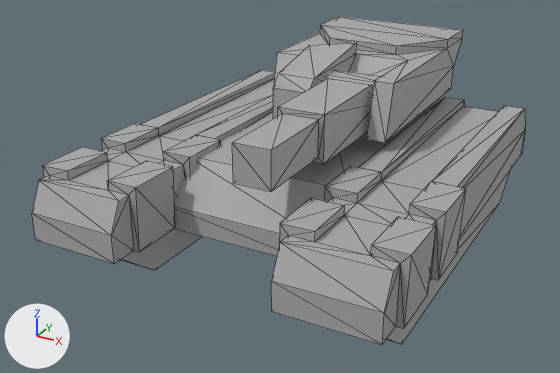
The FBX model art/original_models/L_mortar_tank.FBX: old version first, new version second.
Camera for both pictures: a 50 mm lens placed at (4.5, -9.09, 5.14), pointed at (-0.33, -0.31, 0.75). Every picture has the same lights, and +X, +Y and +Z are marked at lower left. Mesh edges are drawn as thin lines.
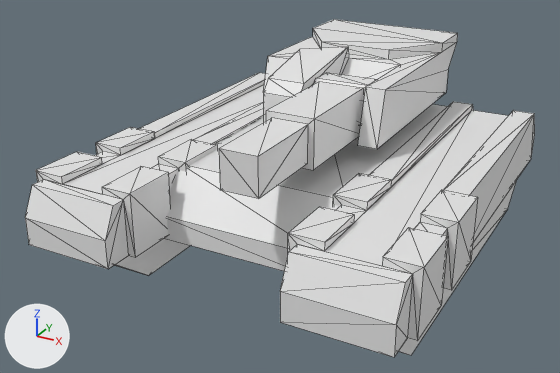
Boxes (x1, y1, x2, y2) around the edits, measured in the pictures (560 x 373 px; the box of a moved part takes in the faces that stretch with it):
'mesh', reshaped: before (32, 17, 525, 345); after (25, 19, 535, 357)
part 1 of me_mesh, moved or reshaped: before (273, 17, 463, 142); after (263, 19, 458, 149)
part 2 of me_mesh, added: after (266, 82, 363, 170)
part 3 of me_mesh, rebuilt: before (271, 97, 525, 345); after (280, 101, 535, 357)
part 4 of me_mesh, rebuilt: before (32, 70, 275, 264); after (25, 73, 266, 276)
part 5 of me_mesh, rebuilt: before (323, 70, 381, 122); after (313, 72, 376, 126)
part 6 of me_mesh, rebuilt (7% taller): before (174, 100, 441, 256); after (165, 104, 447, 271)
part 7 of me_mesh, cut back: before (232, 78, 510, 344); after (219, 118, 308, 199)
part 8 of me_mesh, deleted: before (120, 229, 202, 270)

Edits to the bpy script that builds the scene:
```text
Change me_mesh:
    used by ob_mesh; location = (0.0, 0.0, 0.0)
    remove me_mesh.from_pydata(...)  # 277 vertices, 518 faces; spans x -2.57..2.37, y -2.88..3.22, z 0.01..2.47
    remove me_mesh.materials.append(mat_lambert1)  # grey #aaaaaa
    add me_mesh.from_pydata(...)  # 255 vertices, 404 faces; spans x -2.55..2.55, y -3.02..3.02, z 0.0..2.47
    me_mesh part 1: the loose piece of 37 vertices spanning x -1.08..1.08, y -0.11..3.22, z 1.56..2.47 is moved by (0.0, -0.28, 0.0)
    me_mesh part 2: a new loose piece, a box spanning x 0.09..0.73, y -1.41..0.02, z 1.6..2.24
    me_mesh part 3: the loose piece of 78 vertices spanning x 0.87..2.37, y -2.88..3.18, z 0.54..1.42 is rebuilt with 86 vertices and now spans x 1.05..2.55, y -3.02..3.02, z 0.0..1.4
    me_mesh part 4: the loose piece of 78 vertices spanning x -2.57..-1.08, y -2.88..3.18, z 0.54..1.42 is rebuilt with 86 vertices and now spans x -2.55..-1.05, y -3.02..3.02, z 0.0..1.4
    me_mesh part 5: the loose piece of 16 vertices spanning x -0.12..0.99, y 0.21..0.87, z 1.57..2.23 is rebuilt with 16 vertices and now spans x 0.0..0.81, y -0.07..0.59, z 1.6..2.26
    me_mesh part 6: the loose piece of 10 vertices spanning x -1.27..1.1, y -1.7..2.86, z 0.49..1.34 is rebuilt with 14 vertices and now spans x -1.19..1.19, y -1.98..2.58, z 0.49..1.34
    me_mesh part 7
    30 vertices are removed from x 0.09..2.18, y -2.76..2.97, z 0.01..2.22
    52 faces are deleted
    8 vertices are added at x 0.16..0.65, y -2.57..-1.41, z 1.68..2.17
    10 new faces join them
    me_mesh part 8
    12 vertices are removed from x -2.35..-1.26, y -2.76..2.97, z 0.01..0.77
    20 faces are deleted
```
